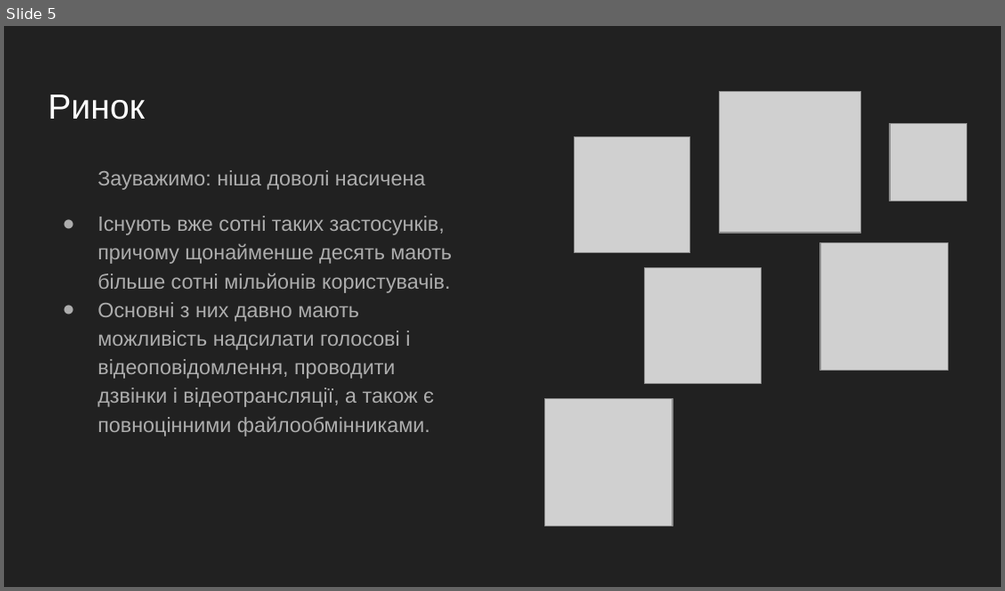
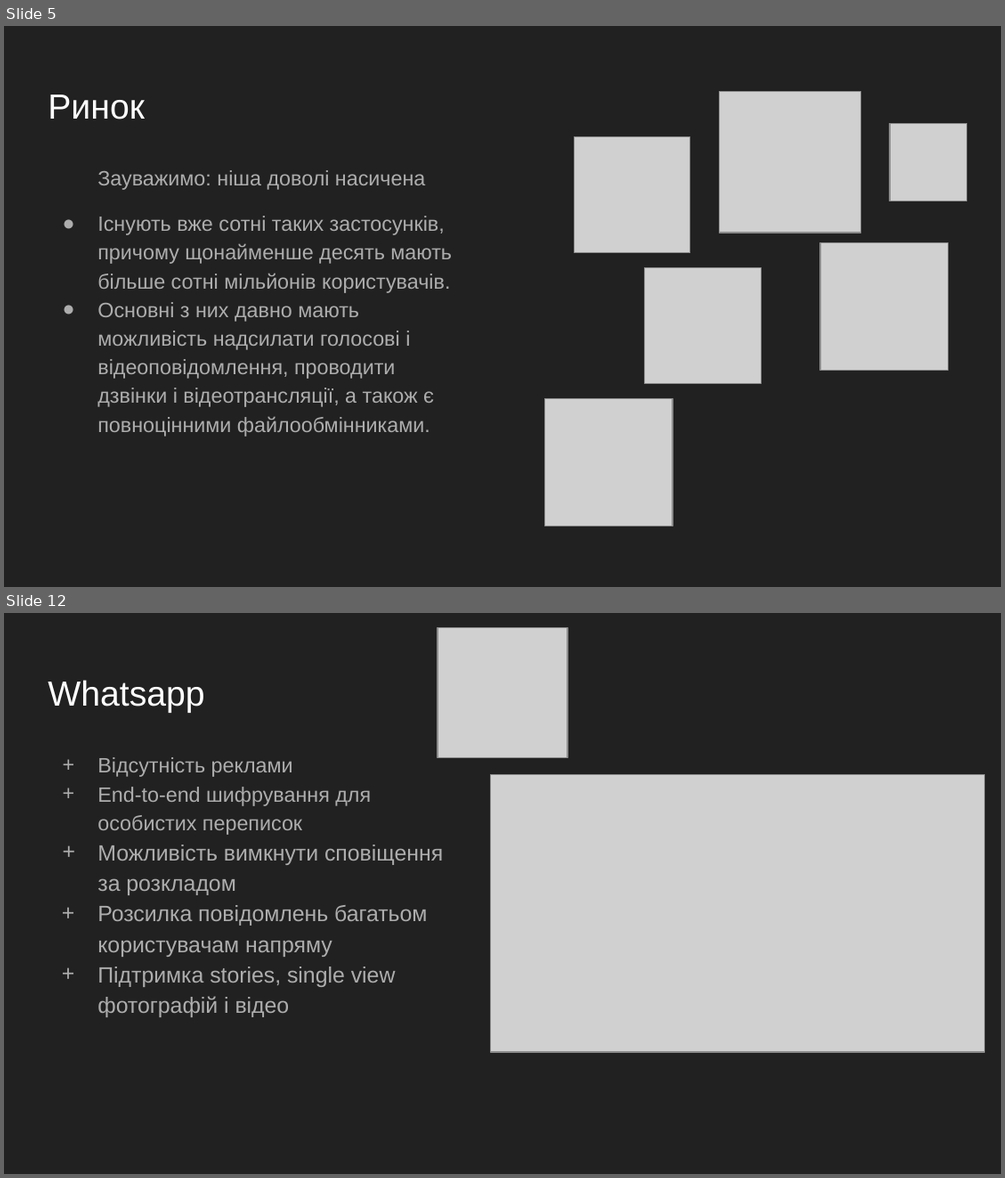
Before and after one commit to witalikh/JustAnotherMessagingApp, a slide deck: Documents/Just Another Messaging App.pptx. Shown one above the other, each under a label of ours: slide 5 before the commit, slides 5 and 12 after it; the slides between them are not shown. The pictures are 1005x591 and 1005x1178 pixels, drawn with LibreOffice and Linux fonts; fonts in the diff are those of the drawing; grey boxes stand for pictures. Boxes give left, top, right and bottom in pixels: in the first picture for what was removed or moved away, otherwise in the second. Text is boxed around its words. In the diff, an @@ line names an element or a change of style, - is before the commit and + after.

```diff
--- a/Documents/Just Another Messaging App.pptx
+++ b/Documents/Just Another Messaging App.pptx
@@ slide 12 added at [4, 613, 1001, 1174], background #212121 @@
@@ picture added at [437, 628, 567, 757] @@
@@ title added at [48, 680, 204, 713], 25.2 pt, text #FFFFFF @@
+Whatsapp
@@ text added at [97, 757, 443, 1017], 16 pt, text #ADADAD @@
++ Відсутність реклами
++ End-to-end шифрування для особистих переписок
++ Можливість вимкнути сповіщення за розкладом
++ Розсилка повідомлень багатьом користувачам напряму
++ Підтримка stories, single view фотографій і відео
@@ picture added at [491, 774, 984, 1053] @@
```
Also in this commit, not shown: 3 slides changed, 7 other slides added.
